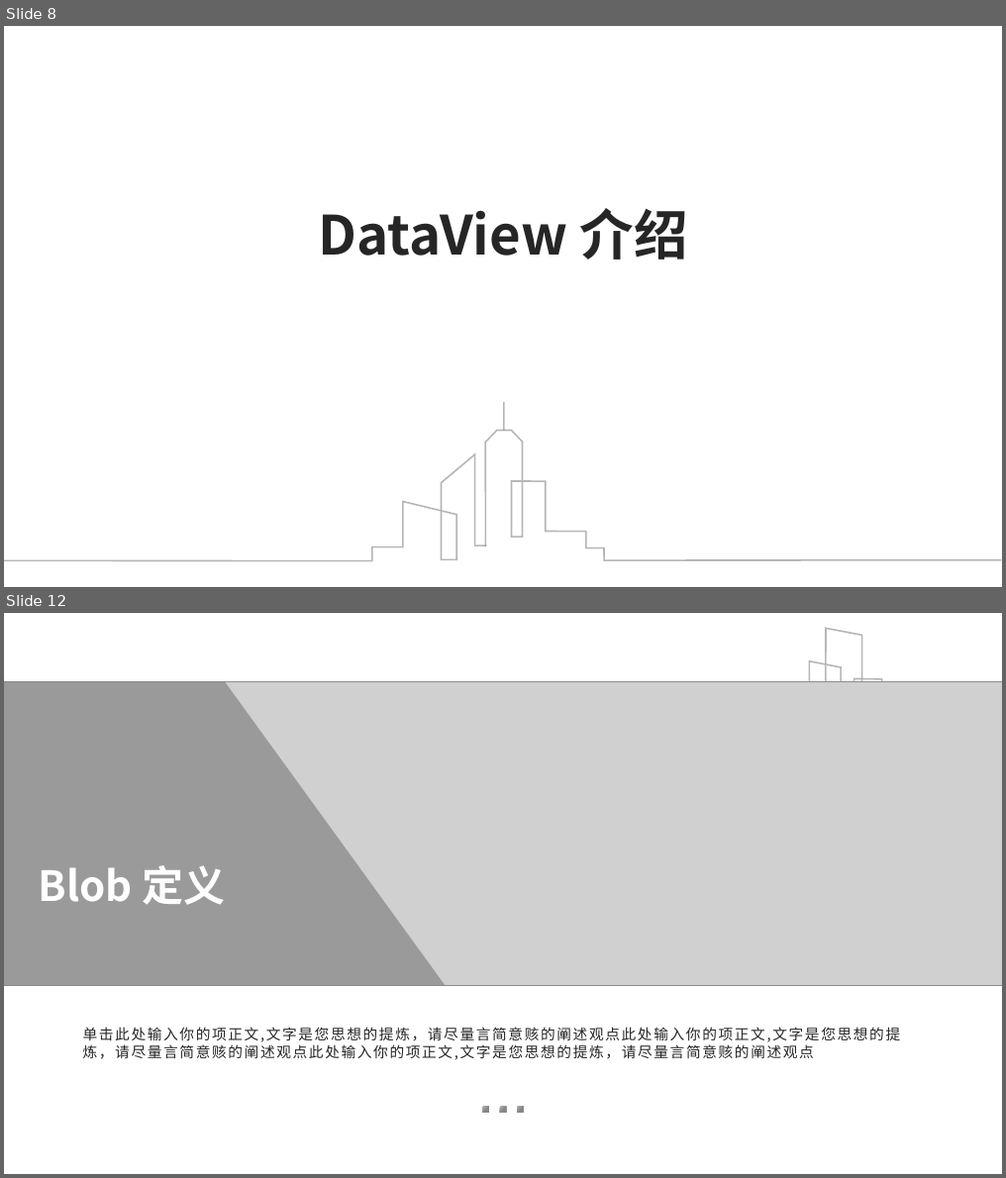
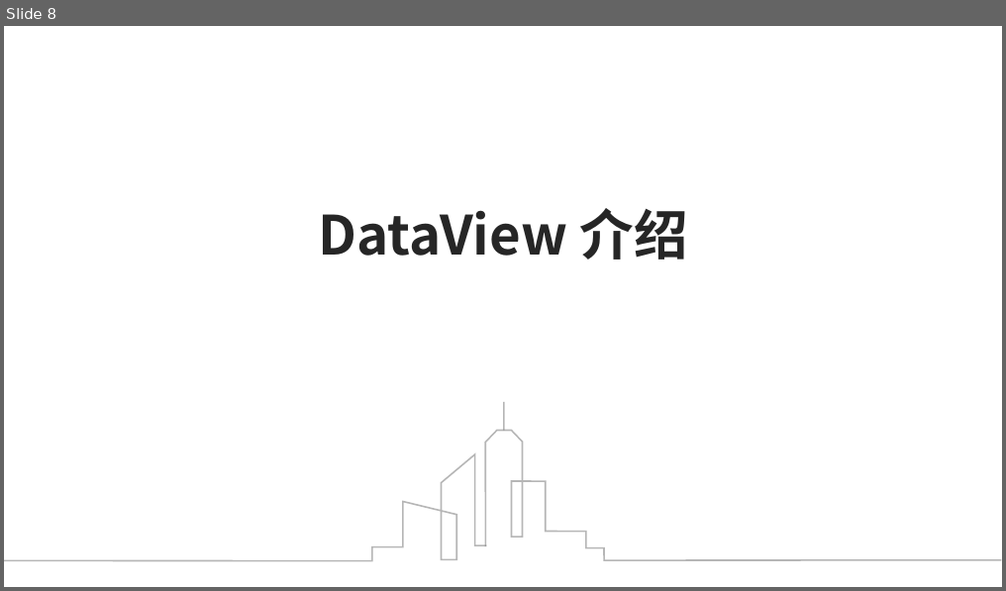
Before and after one commit to ClimbYU/js-binary-system, a slide deck: 关于前端二进制.pptx. Shown one above the other, each under a label of ours: slides 8 and 12 before the commit, slide 8 after it; the slides between them are not shown. The pictures are 1006x1178 and 1006x591 pixels, drawn with LibreOffice and Linux fonts; fonts in the diff are those of the drawing; grey boxes stand for pictures. Boxes give left, top, right and bottom in pixels: in the first picture for what was removed or moved away, otherwise in the second. Text is boxed around its words. In the diff, an @@ line names an element or a change of style, - is before the commit and + after.

```diff
--- a/关于前端二进制.pptx
+++ b/关于前端二进制.pptx
@@ slide 12 removed at (4,613,1002,1174), background #FFFFFF @@
@@ freeform shape removed at (60,628,1002,713) @@
@@ picture removed at (4,682,1002,986) @@
@@ freeform shape removed at (4,681,445,985) @@
@@ title removed at (39,865,225,905) @@
-Blob 定义
@@ text removed at (83,1027,901,1060) @@
-单击此处输入你的项正文,文字是您思想的提炼，请尽量言简意赅的阐述观点此处输入你的项正文,文字是您思想的提炼，请尽量言简意赅的阐述观点此处输入你的项正文,文字是您思想的提炼，请尽量言简意赅的阐述观点
@@ rectangle removed at (483,1107,489,1113) @@
@@ rectangle removed at (500,1107,506,1113) @@
@@ rectangle removed at (517,1107,523,1113) @@
```
Also in this commit, not shown: 1 slide changed, 8 other slides removed, 2 other files.
